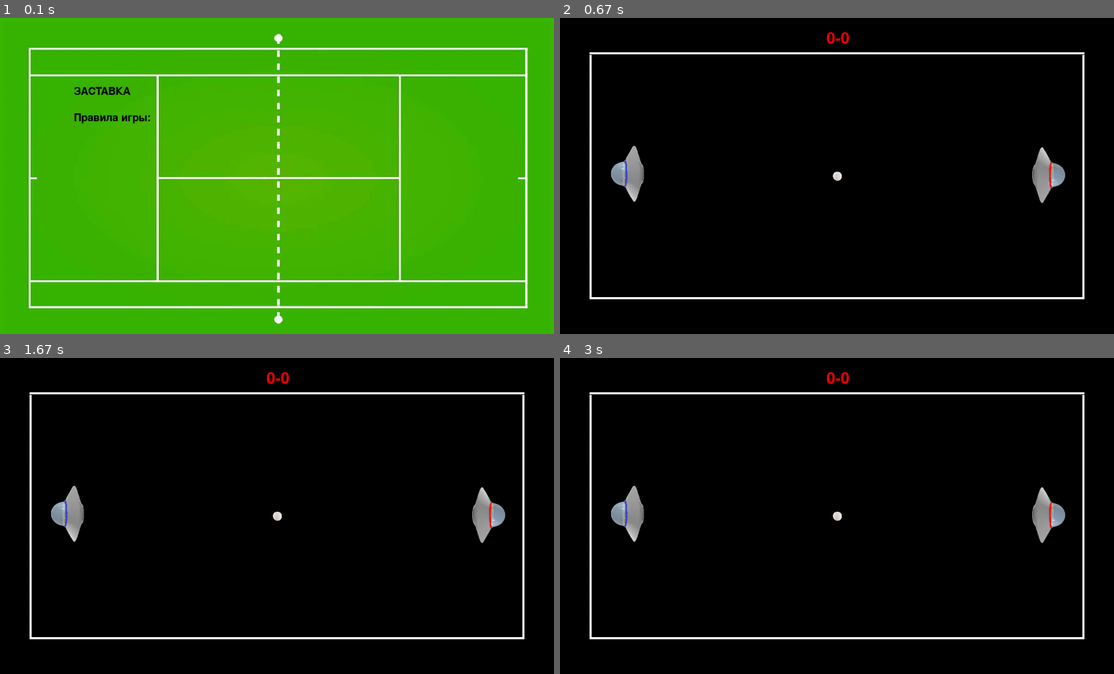
Above: before the commit, frames 1-4 (two rows, left to right).
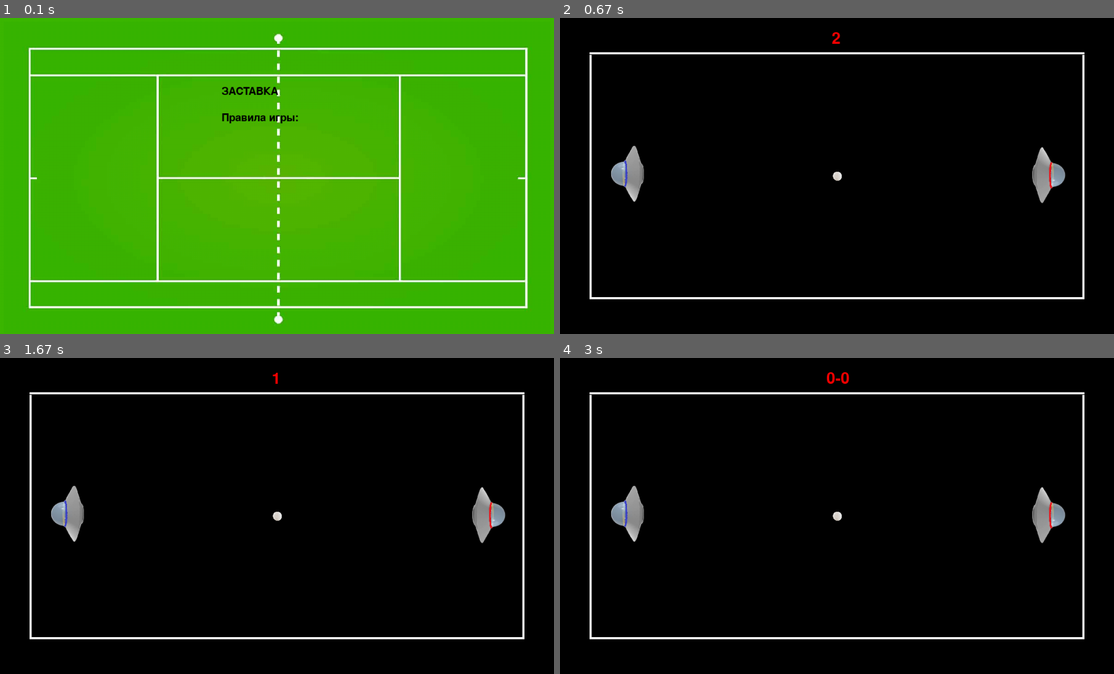
Above: after the commit, the same moments.

Repository: valera-creator/pygame_ping_pong
Game: pygame game, started from main.py
Two runs of this game, one before a commit and one after it. Both use one fixed random seed, a clock stepped at 60 frames per second and the inputs below.
Inputs (mouse positions are in pixels of both pictures, inside the frame that each line leads up to):
- Up to frame 1 (0.1 s): no input
- Up to frame 2 (0.67 s): click (837, 176) at 0.38 s
- Up to frame 3 (1.67 s): no input
- Up to frame 4 (3 s): no input

The runs differ from the first frame. In frame 1, 0.7% of the frame differs, in the area x 13-54%, y 21-34%; in frame 2, 0.1%; in frame 3, 0.1%; in frame 4, nothing differs.

Commit message:
закрытие игры в стартовом окне на esc

Diff:
--- a/main.py
+++ b/main.py
@@ -5,7 +5,7 @@
 from border import Border
 
 
-def start_game(width, height):
+def start_game(screen, width, height):
     bkground = os.path.join('assets', 'images', 'phon.jpg')
     fon = pygame.transform.scale(pygame.image.load(bkground), (width, height))
     screen.blit(fon, (0, 0))
@@ -17,19 +17,17 @@
         intro_rect = string_rendered.get_rect()
         coords_y += 5
         intro_rect.top = coords_y
-        intro_rect.x = 140
+        intro_rect.x = width // 2.5
         coords_y += intro_rect.height
         screen.blit(string_rendered, intro_rect)
 
     while True:
         for event in pygame.event.get():
-            if event.type == pygame.QUIT:
+            if event.type == pygame.QUIT or (event.type == pygame.KEYDOWN and event.key == pygame.K_ESCAPE):
                 quit()
             elif event.type == pygame.KEYDOWN or event.type == pygame.MOUSEBUTTONDOWN:
                 return
         pygame.display.flip()
-
-
 
 
 def end_game(player_name):
@@ -67,10 +65,16 @@
     fps = 60
     colors = {0: 'black', 1: 'red', 2: 'blue', 3: 'green', 4: 'orange', 5: 'fuchsia', 6: 'white'}
     cur_color = 0
-    start_seconds = -1  # задержка при начале раунда
+    start_seconds = 3  # задержка при начале раунда
     goal_end = 5
 
     pygame.init()
+    screen = pygame.display.set_mode((width, height))
+    pygame.display.set_caption('PING-PONG game')
+
+    clock = pygame.time.Clock()
+    pygame.time.set_timer(pygame.USEREVENT, 600)
+    start_game(screen, width, height)
 
     # sound = mixer.Sound(os.path.join('assets', 'sounds', 'background.mp3'))
     # sound.play()
@@ -106,17 +110,9 @@
     Border(all_sprites=all_sprites, horizontal_borders=horizontal_borders, vertical_borders=vertical_borders,
            x1=x, y1=height - y, x2=width - x, y2=height - y)
 
-    screen = pygame.display.set_mode((width, height))
-    pygame.display.set_caption('PING-PONG game')
-
-    clock = pygame.time.Clock()
-    pygame.time.set_timer(pygame.USEREVENT, 600)
-
-    start_game(width, height)
-
     while running:
         for event in pygame.event.get():
-            if event.type == pygame.QUIT or (event.type == pygame.KEYUP and event.key == pygame.K_ESCAPE):
+            if event.type == pygame.QUIT or (event.type == pygame.KEYDOWN and event.key == pygame.K_ESCAPE):
                 running = False
             if event.type == pygame.KEYDOWN and start_seconds <= 0:
                 res = check_keyboard(event, player1, player2)
